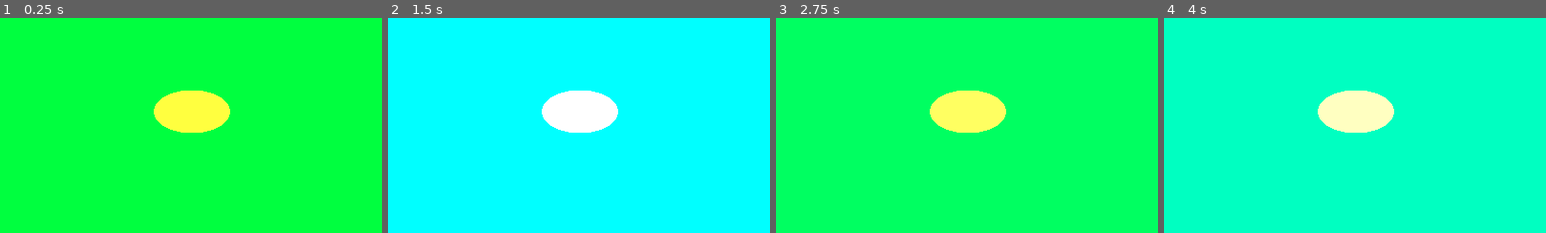
Above: before the commit, frames 1-4 (left to right).
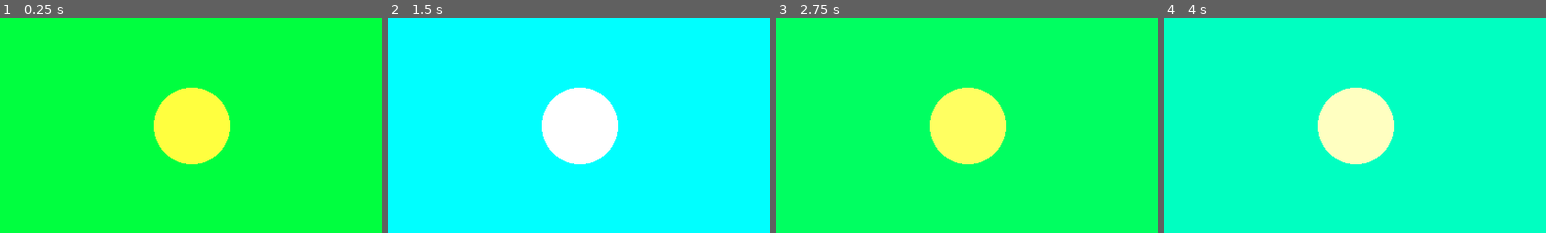
Above: after the commit, the same moments.

Repository: Spiraling-Time/BossFight
Game: Godot game, scene res://even_more_experiment.tscn
Two runs of this game, one before a commit and one after it. Both use one fixed random seed, a clock stepped at 60 frames per second and the inputs below. This scene is started directly instead of the project's main scene.
Inputs (mouse positions are % of the whole screen's width and height, from its top left):
- Up to frame 1 (0.25 s): no input
- Up to frame 2 (1.5 s): tap Enter at 0.5 s; move the mouse to (72, 45) at 0.52 s; hold D (right) 0.53-1.28 s; move the mouse to (30, 55) at 1.27 s; hold Down (down) from 1.28 s (still down)
- Up to frame 3 (2.75 s): move the mouse to (60, 28) at 2.02 s; release Down (down) at 2.03 s; hold D (right) from 2.03 s (still down)
- Up to frame 4 (4 s): move the mouse to (45, 70) at 2.77 s; release D (right) at 2.78 s; hold W (up) 2.78-3.53 s; move the mouse to (80, 65) at 3.52 s; hold Left (left) from 3.53 s (still down)
The pictures show only the part of the screen within x 25-75%, y 28-78%; the shares and areas given below are measured in that part.

The runs differ from the first frame. In frame 1, 2.8% of the frame differs, in the area x 40-61%, y 32-68%; in frame 2, 2.8%; in frame 3, 2.8%; in frame 4, 2.8%.

Commit message:
shaaader

Diff:
--- a/Shaders/stars.gdshader
+++ b/Shaders/stars.gdshader
@@ -7,8 +7,8 @@
 }
 
 void fragment() {
-	vec2 st = FRAGCOORD.xy * SCREEN_PIXEL_SIZE;
-	float finalcircle = circle(st, vec2(0.5,0.5), 0.05);
+	vec2 st = UV.xy;
+	float finalcircle = circle(st, vec2(0.5,0.3), 0.05);
 	COLOR = vec4(finalcircle,1.0,abs(sin(TIME)), 1.0);
 }
 //void light() {
--- a/even_more_experiment.tscn
+++ b/even_more_experiment.tscn
@@ -14,5 +14,6 @@
 anchors_preset = 15
 anchor_right = 1.0
 anchor_bottom = 1.0
+offset_bottom = 840.0
 grow_horizontal = 2
 grow_vertical = 2
